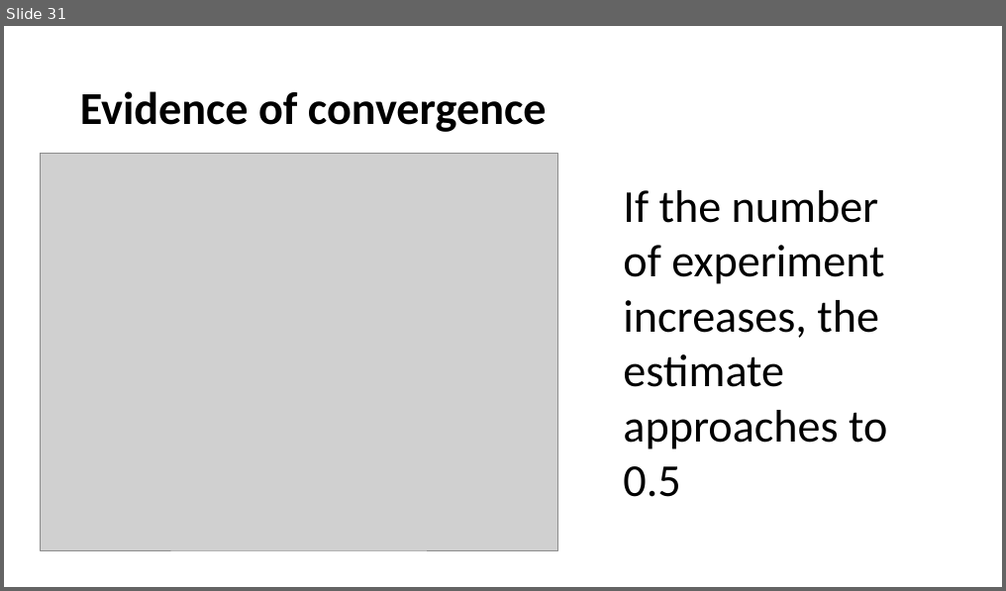
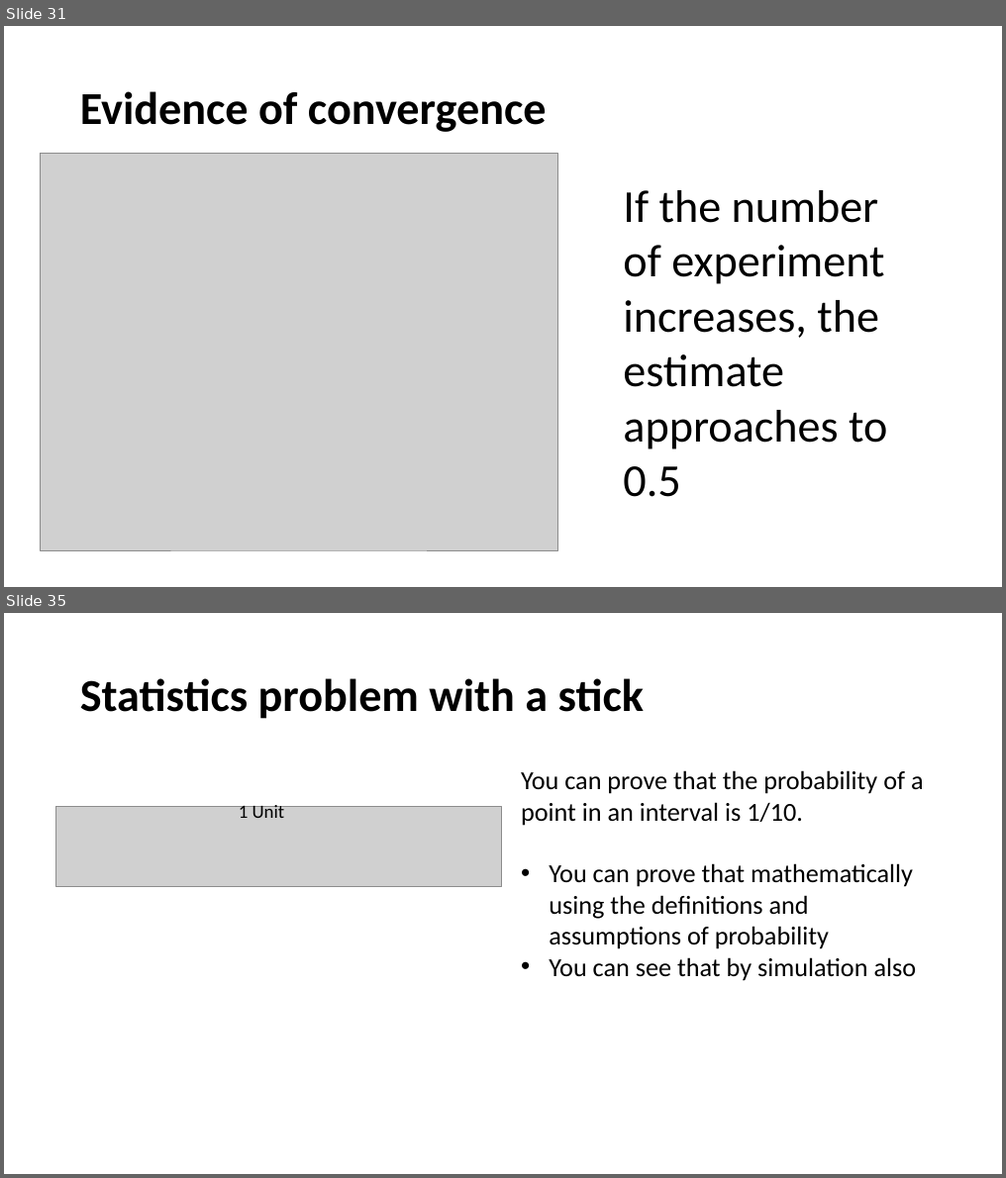
Before and after one commit to yushuf/TeamBeta, a slide deck: Presentation.pptx. Shown one above the other, each under a label of ours: slide 31 before the commit, slides 31 and 35 after it; the slides between them are not shown. The pictures are 1006x591 and 1006x1178 pixels, drawn with LibreOffice and Linux fonts; fonts in the diff are those of the drawing; grey boxes stand for pictures. Boxes give left, top, right and bottom in pixels: in the first picture for what was removed or moved away, otherwise in the second. Text is boxed around its words. In the diff, an @@ line names an element or a change of style, - is before the commit and + after.

Commit message:
Probability distribution

```diff
--- a/Presentation.pptx
+++ b/Presentation.pptx
@@ slide 35 added at [4,613,1002,1174], background #FFFFFF @@
@@ title added at [80,678,644,719], 44 pt, text #000000, bold @@
+Statistics problem with a stick
@@ text added at [521,770,924,981], 25 pt, text #000000 @@
+You can prove that the probability of a point in an interval is 1/10.
+• You can prove that mathematically using the definitions and assumptions of probability
+• You can see that by simulation also
@@ picture added at [55,807,502,887] @@
@@ text added at [239,802,285,818], 18 pt, text #000000 @@
+1 Unit
```
Also in this commit, not shown: 5 other slides added.
